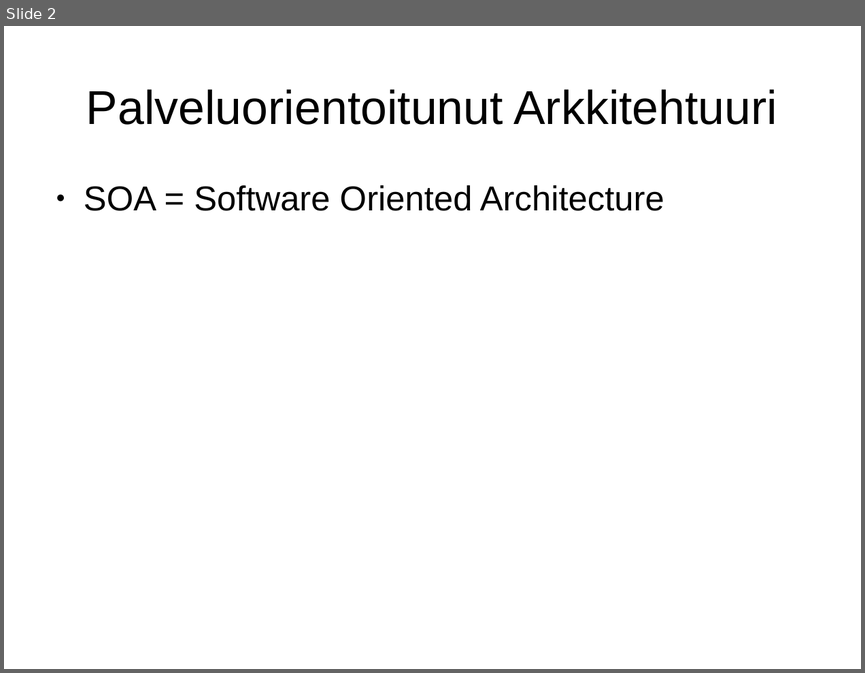
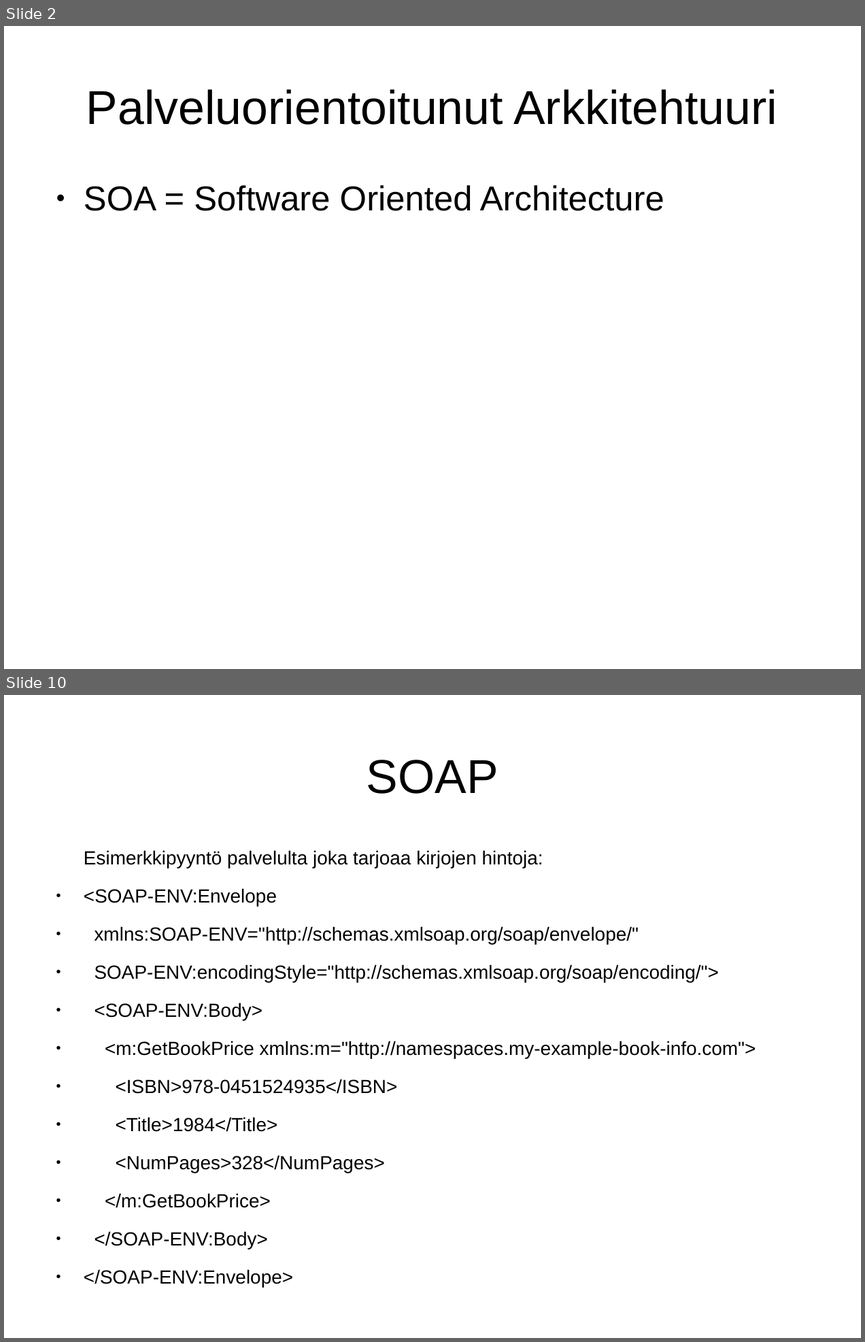
Before and after one commit to Konnila/KandiesitysToni, a slide deck: KandiEsitelma.odp. Shown one above the other, each under a label of ours: slide 2 before the commit, slides 2 and 10 after it; the slides between them are not shown. The pictures are 865x673 and 865x1342 pixels, drawn with LibreOffice and Linux fonts; fonts in the diff are those of the drawing. Boxes give left, top, right and bottom in pixels: in the first picture for what was removed or moved away, otherwise in the second. Text is boxed around its words. In the diff, an @@ line names an element or a change of style, - is before the commit and + after.

```diff
--- a/KandiEsitelma.odp
+++ b/KandiEsitelma.odp
@@ slide 10 added at [4, 695, 861, 1338], background #FFFFFF @@
@@ title added at [366, 760, 498, 794], 44 pt, text #000000 @@
+SOAP
@@ text added at [84, 850, 756, 1287], 17.6 pt, text #000000 @@
+Esimerkkipyyntö palvelulta joka tarjoaa kirjojen hintoja:
+● <SOAP-ENV:Envelope
+● xmlns:SOAP-ENV="http://schemas.xmlsoap.org/soap/envelope/"
+● SOAP-ENV:encodingStyle="http://schemas.xmlsoap.org/soap/encoding/">
+● <SOAP-ENV:Body>
+● <m:GetBookPrice xmlns:m="http://namespaces.my-example-book-info.com">
+● <ISBN>978-0451524935</ISBN>
+● <Title>1984</Title>
+● <NumPages>328</NumPages>
+● </m:GetBookPrice>
+● </SOAP-ENV:Body>
+● </SOAP-ENV:Envelope>
```
Also in this commit, not shown: 1 slide changed, 12 other slides added, 1 other file.
